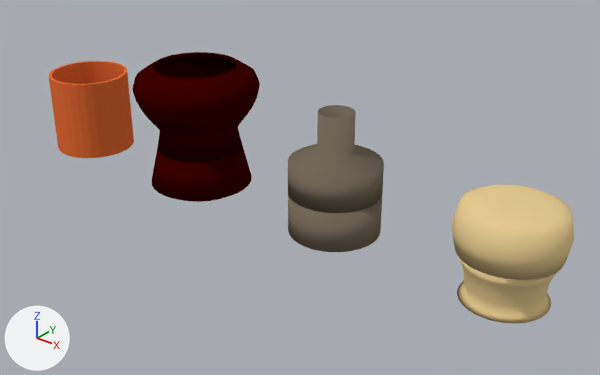
What one commit did to the Blender file Assets/3D Resources/Ceramics.blend.
Both versions are drawn from a 50 mm camera at (13.31, -12.82, 7.75) aimed at (2.71, 0.42, -0.46). Every picture has the same lights, and +X, +Y and +Z are marked at lower left.

Script lines for the objects in view, before the commit:
```python
ob_cylinder_bottom = bpy.data.objects.new('Cylinder Bottom', me_cylinder)
ob_cylinder_bottom.location = (8.0, 0.0, -0.5)
ob_cylinder_bottom.scale = (1.0, 1.0, 0.5)
ob_cylinder_bottom_001 = bpy.data.objects.new('Cylinder Bottom.001', me_cylinder_003)
ob_cylinder_bottom_001.location = (4.0, 0.0, -0.5)
ob_cylinder_bottom_001.scale = (1.0, 1.0, 0.5)
ob_cylinder_bottom_002 = bpy.data.objects.new('Cylinder Bottom.002', me_cylinder_004)
ob_cylinder_bottom_002.location = (0.0, 0.0, -0.5)
ob_cylinder_bottom_002.scale = (1.0, 1.0, 0.5)
ob_cylinder_bottom_003 = bpy.data.objects.new('Cylinder Bottom.003', me_cylinder_007)
ob_cylinder_bottom_003.location = (-4.0, 0.0, -0.5)
ob_cylinder_bottom_003.scale = (1.0, 1.0, 0.5)
ob_cylinder_top = bpy.data.objects.new('Cylinder Top', me_cylinder_001)
ob_cylinder_top.location = (8.0, 0.0, 0.5)
ob_cylinder_top.scale = (1.0, 1.0, 0.5)
ob_cylinder_top_001 = bpy.data.objects.new('Cylinder Top.001', me_cylinder_002)
ob_cylinder_top_001.location = (4.0, 0.0, 0.5)
ob_cylinder_top_001.scale = (1.0, 1.0, 0.5)
ob_cylinder_top_002 = bpy.data.objects.new('Cylinder Top.002', me_cylinder_009)
ob_cylinder_top_002.location = (0.0, 0.0, 0.5)
ob_cylinder_top_002.scale = (1.0, 1.0, 0.5)
ob_cylinder_top_003 = bpy.data.objects.new('Cylinder Top.003', me_cylinder_008)
ob_cylinder_top_003.location = (-4.0, 0.0, 0.5)
ob_cylinder_top_003.scale = (1.0, 1.0, 0.5)
ob_cylinder_top_004 = bpy.data.objects.new('Cylinder Top.004', me_cylinder_010)
ob_cylinder_top_004.location = (0.0, 0.0, 0.5)
ob_cylinder_top_004.scale = (0.963, 0.963, 0.481)
```
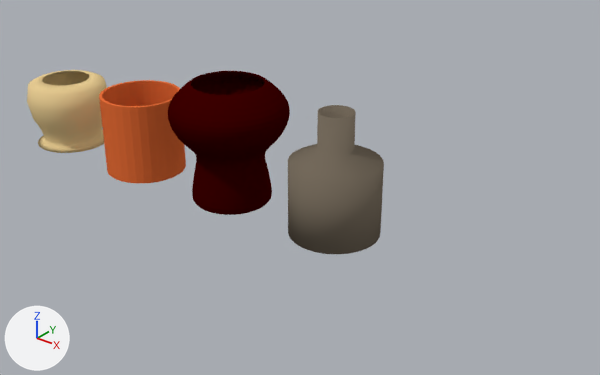
ob_cylinder_top_004 is not drawn itself; it is used by a modifier of ob_cylinder_top_002.

The newer file is also turned or shifted as a whole; pictures and numbers use the older file's frame.

Location of each change, [x1, y1, x2, y2] in pixels of the pictures (600 x 375 px):
'11', added (red): after [168, 71, 290, 215]
'Cylinder Top.001', reshaped (38% taller): before [288, 105, 384, 213]; after [288, 105, 384, 254]
'Cylinder Top.002', deleted (red): before [133, 52, 260, 162]
'Cylinder Top', deleted (beige): before [452, 185, 574, 280]
'22', added: after [99, 80, 186, 183]
'33', added: after [27, 70, 107, 153]
'Cylinder Top.003', deleted: before [49, 61, 131, 122]
'Cylinder Bottom', deleted: before [457, 255, 561, 323]
'Cylinder Bottom.002', deleted (red): before [152, 145, 252, 202]
'Cylinder Bottom.001', deleted: before [288, 195, 382, 252]
'Cylinder Bottom.003', deleted: before [54, 107, 134, 158]
part 1 of me_cylinder_002, built on: before [288, 177, 383, 213]; after [288, 177, 383, 254]

The change, as a diff of the scene's bpy script:
```diff
--- a/Assets/3D Resources/Ceramics.blend.py
+++ b/Assets/3D Resources/Ceramics.blend.py
@@ me_cylinder_002 @@
 # used by ob_cylinder_top_001; location = (4.0, 0.0, 0.5); scale = (1.0, 1.0, 0.5)
-me_cylinder_002.from_pydata(...)  # 256 vertices, 196 faces; spans x -1.0..1.0, y -1.0..1.0, z -1.0..2.59
+me_cylinder_002.from_pydata(...)  # 384 vertices, 324 faces; spans x -1.0..1.0, y -1.0..1.0, z -3.26..2.59
+# me_cylinder_002 part 1
+# 64 vertices are removed from x -1.0..1.0, y -1.0..1.0, z -1.0
+# 66 faces are deleted
+# 128 vertices are added at x -0.69..0.69, y -0.69..0.69, z -3.26..-3.23
+# 32 new vertices lie (0.0, 0.0, -3.3) away from vertices in x -1.0..1.0, y -1.0..1.0, z 0.39
+# 32 new vertices lie (0.0, 0.0, -3.28) away from vertices in x -0.95..0.95, y -0.95..0.95, z 0.37
+# 194 new faces join them
 me_cylinder_002.materials.append(mat_morandi_gray)
@@ ob_cylinder_bottom @@
-ob_cylinder_bottom = bpy.data.objects.new('Cylinder Bottom', me_cylinder)
@@ ob_cylinder_top @@
-ob_cylinder_top = bpy.data.objects.new('Cylinder Top', me_cylinder_001)
@@ ob_cylinder_bottom_001 @@
-ob_cylinder_bottom_001 = bpy.data.objects.new('Cylinder Bottom.001', me_cylinder_003)
@@ ob_cylinder_bottom_002 @@
-ob_cylinder_bottom_002 = bpy.data.objects.new('Cylinder Bottom.002', me_cylinder_004)
@@ ob_cylinder_bottom_003 @@
-ob_cylinder_bottom_003 = bpy.data.objects.new('Cylinder Bottom.003', me_cylinder_007)
@@ ob_cylinder_top_003 @@
-ob_cylinder_top_003 = bpy.data.objects.new('Cylinder Top.003', me_cylinder_008)
@@ ob_cylinder_top_002 @@
-ob_cylinder_top_002 = bpy.data.objects.new('Cylinder Top.002', me_cylinder_009)
@@ ob_cylinder_top_004 @@
-ob_cylinder_top_004 = bpy.data.objects.new('Cylinder Top.004', me_cylinder_010)
@@ ob_11 @@
+ob_11 = bpy.data.objects.new('11', me_cylinder_036)  # 320 vertices, 290 faces; spans x -1.41..1.39, y -1.39..1.41, z -0.01..2.93; in mat_red_brown (dark red #3d0000); modifiers SUBSURF
+ob_11.location = (1.0, 0.0, -1.13)
@@ ob_22 @@
+ob_22 = bpy.data.objects.new('22', me_cylinder_022)  # 256 vertices, 136 faces; spans x -1.0..1.0, y -1.0..1.0, z 0.0..4.0; in mat_sand_005 (orange #e76e38), mat_sand (orange #e76e38)
+ob_22.location = (-2.0, 0.0, -1.13)
+ob_22.scale = (1.0, 1.0, 0.5)
@@ ob_33 @@
+ob_33 = bpy.data.objects.new('33', me_cylinder_001_1)  # 384 vertices, 354 faces; spans x -1.08..1.08, y -1.08..1.08, z -0.01..3.54; in mat_yacht_beige (beige #e7cc92)
+ob_33.location = (-5.0, 0.0, -1.13)
+ob_33.scale = (1.0, 1.0, 0.5)
```
